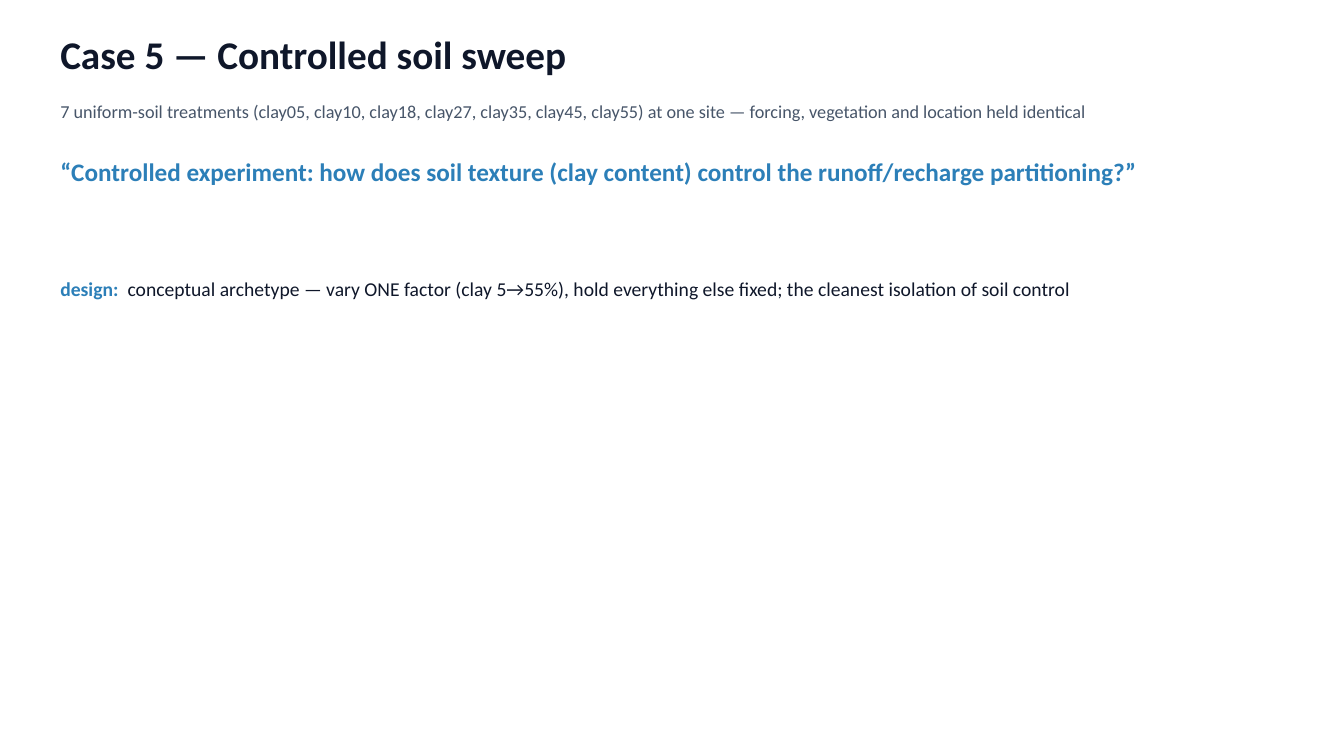
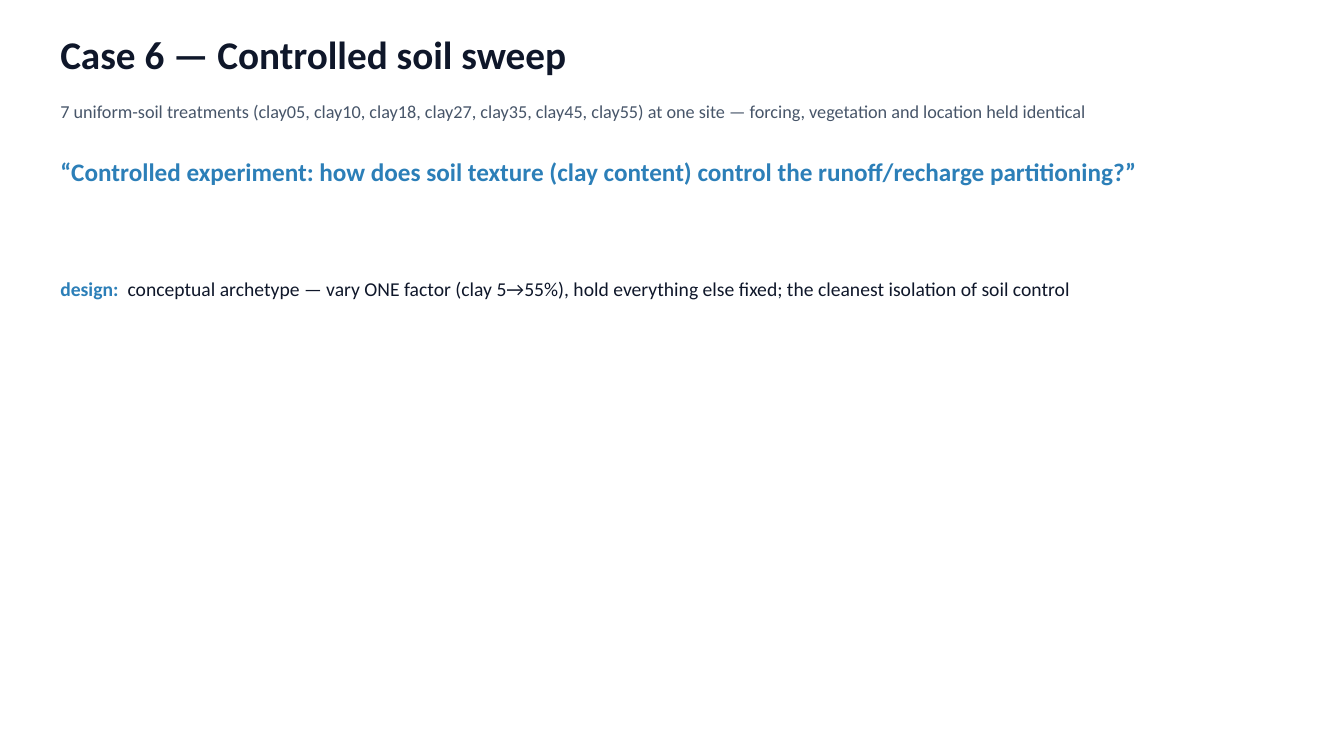
Before and after one commit to hoangtv1899/multi-agent-framework, a slide deck: slide 38 of docs/slides/story_20260705.pptx (slide 29 before the commit). Drawn at 1344x756 pixels with LibreOffice and Linux fonts; fonts in the diff are those of the drawing. Boxes give left, top, right and bottom in pixels: in the first picture for what was removed or moved away, otherwise in the second. Text is boxed around its words. In the diff, an @@ line names an element or a change of style, - is before the commit and + after.

```diff
--- a/docs/slides/story_20260705.pptx
+++ b/docs/slides/story_20260705.pptx
@@ text at box(60, 41, 566, 75): text changed @@
-Case 5 — Controlled soil sweep
+Case 6 — Controlled soil sweep
```
Also in this commit, not shown: 9 other slides changed, 10 slides added, 1 other file.
